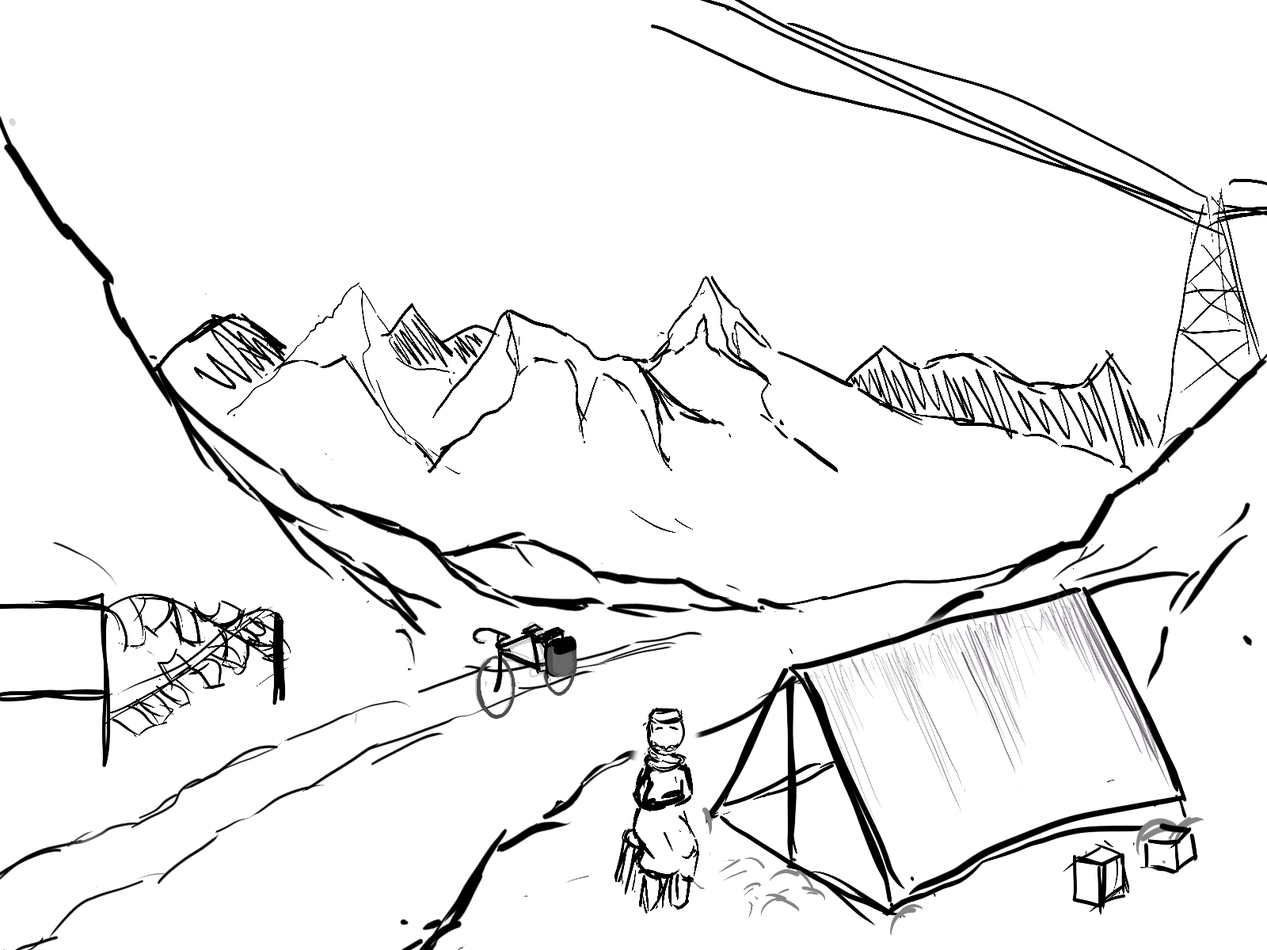
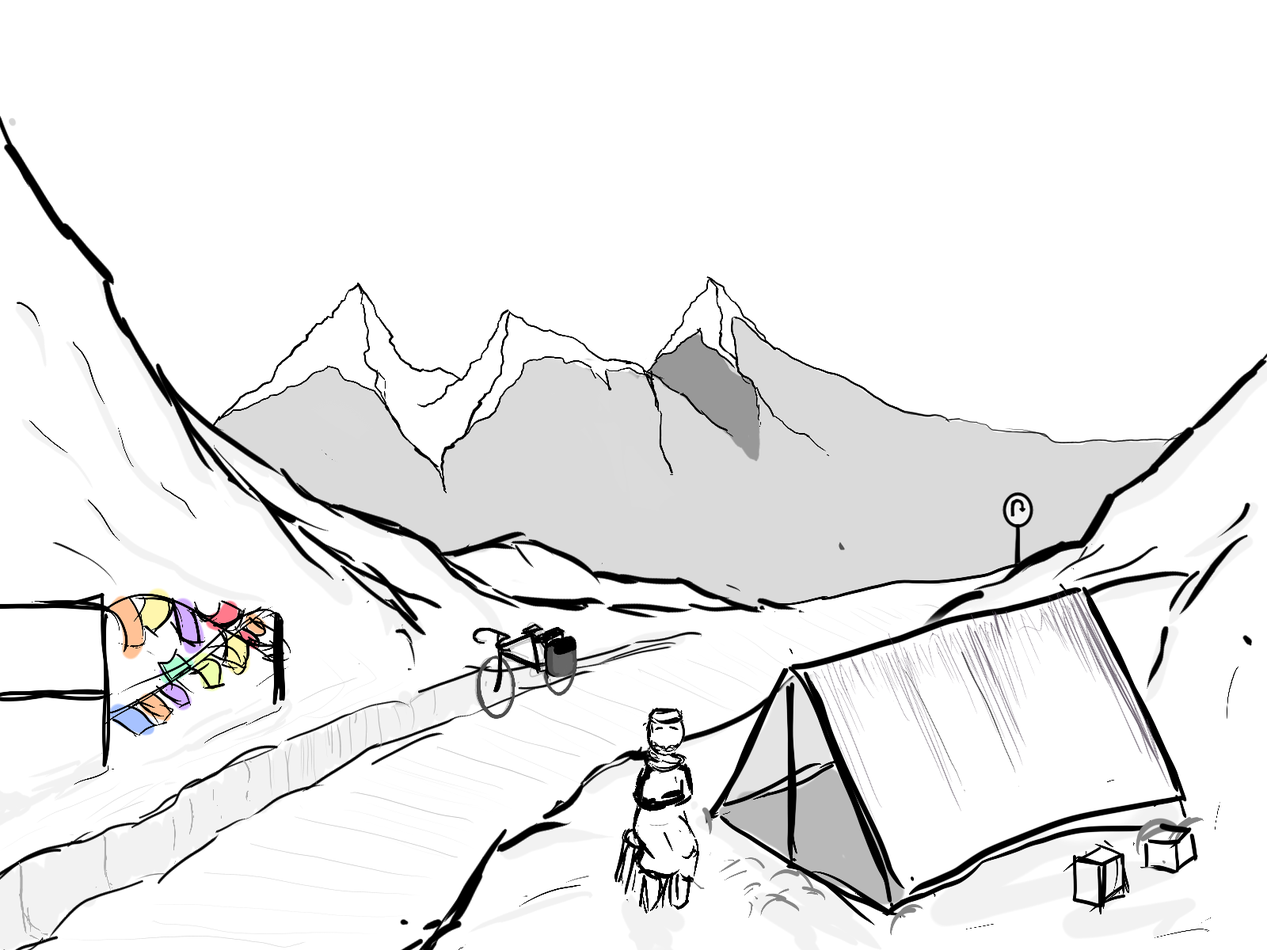
Two versions of the same layered image (1267x950). Layer-by-layer changes:
hid "Layer 12(pasted)", opacity 100% → 29% over <box>15,0,1267,558</box>
painted on "Layer 7" over <box>0,304,862,950</box>
painted on "Layer 8" over <box>0,557,1217,950</box>
added group "Foreground" with 3 layers above "Sign" over <box>0,50,1267,950</box>
renamed "Layer 4" to "Forground Mountains", moved it into group "Foreground", painted on it over <box>0,101,1267,950</box>
added layer "Layer 20" in group "Foreground" over <box>0,253,1267,950</box>
added layer "Layer 22" in group "Foreground" over <box>15,50,1166,710</box>
added layer "Sign" above "Background Mountains" over <box>969,478,1072,613</box>
added group "Background Mountains" with 4 layers above "Layer 5" over <box>0,0,1267,950</box>
added layer "Layer 14" in group "Background Mountains" over <box>0,0,1267,950</box>
added layer "Layer 15" in group "Background Mountains" over <box>202,275,963,558</box>
added layer "Layer 16" in group "Background Mountains" over <box>0,4,1263,950</box>
added layer "Layer 19" in group "Background Mountains" over <box>101,254,1217,661</box>
showed "Layer 1", painted on it over <box>0,0,1267,950</box>
